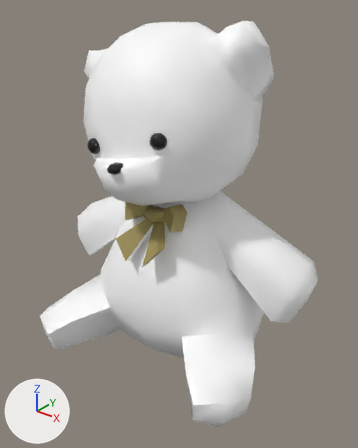
An edit to the FBX model Assets/Prefabs/ChildRoom/NST_Mesh/NST_TeddyBear_Big.fbx, drawn before and after from the same camera.
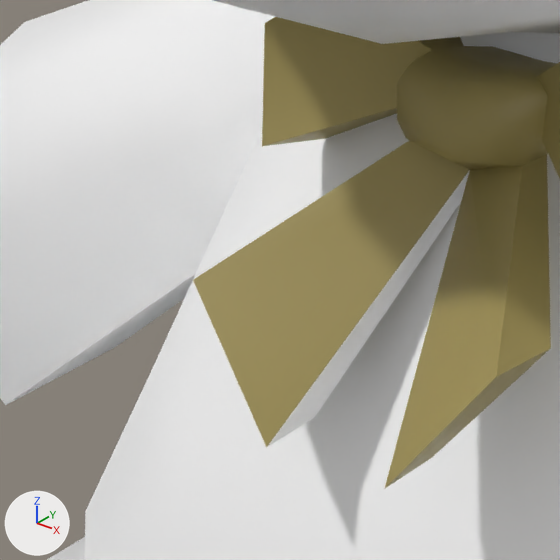
Each version is shown whole from a 50 mm lens placed at (0.598, -0.708, 0.722), pointed at (0.043, -0.014, 0.291), then close up on the part from 25% to 46% of the width and 45% to 62% of the height. The lights are fixed; the arrows at lower left show +X, +Y and +Z. Where no turn or scale is listed for an object, it has been applied to the vertices.

In view in the first close-up: 'NST_TeddyBear_Open'.
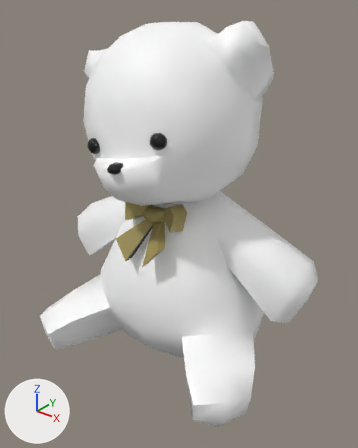
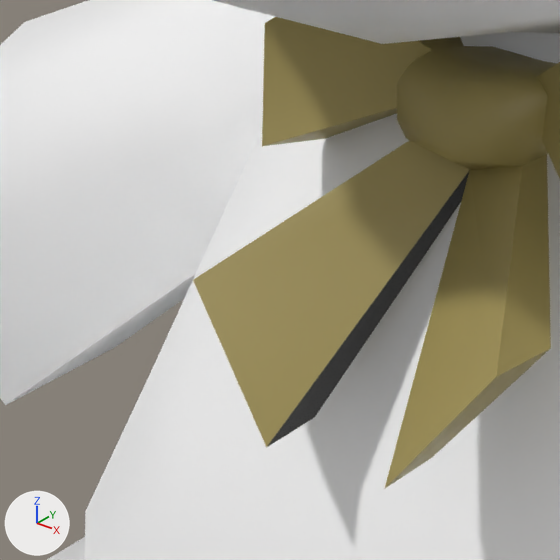
The newer file is also rescaled (x1.071), turned or shifted as a whole; pictures and numbers use the older file's frame.

Location of each change, (x1, y1, x2, y2) in pixels of the close-ups (560 x 560 px):
part 1 of me_cube_001, recoloured (white to black): (267, 170, 470, 447) in both

What changed in the scene script:
```text
Change me_cube_001:
    where me_cube_001.from_pydata(...)  # 631 vertices, 594 faces; spans x -0.264..0.305, y -0.23..0.219, z 0.0..0.667
    used by ob_nst_teddybear_open; location = (0.0, 0.0, 0.0)
    me_cube_001 part 1: all 2 faces that had it switch from mat_m_teddy_005 (white #ffffff) to mat_m_teddyeyes_004 (black #101010)
```
